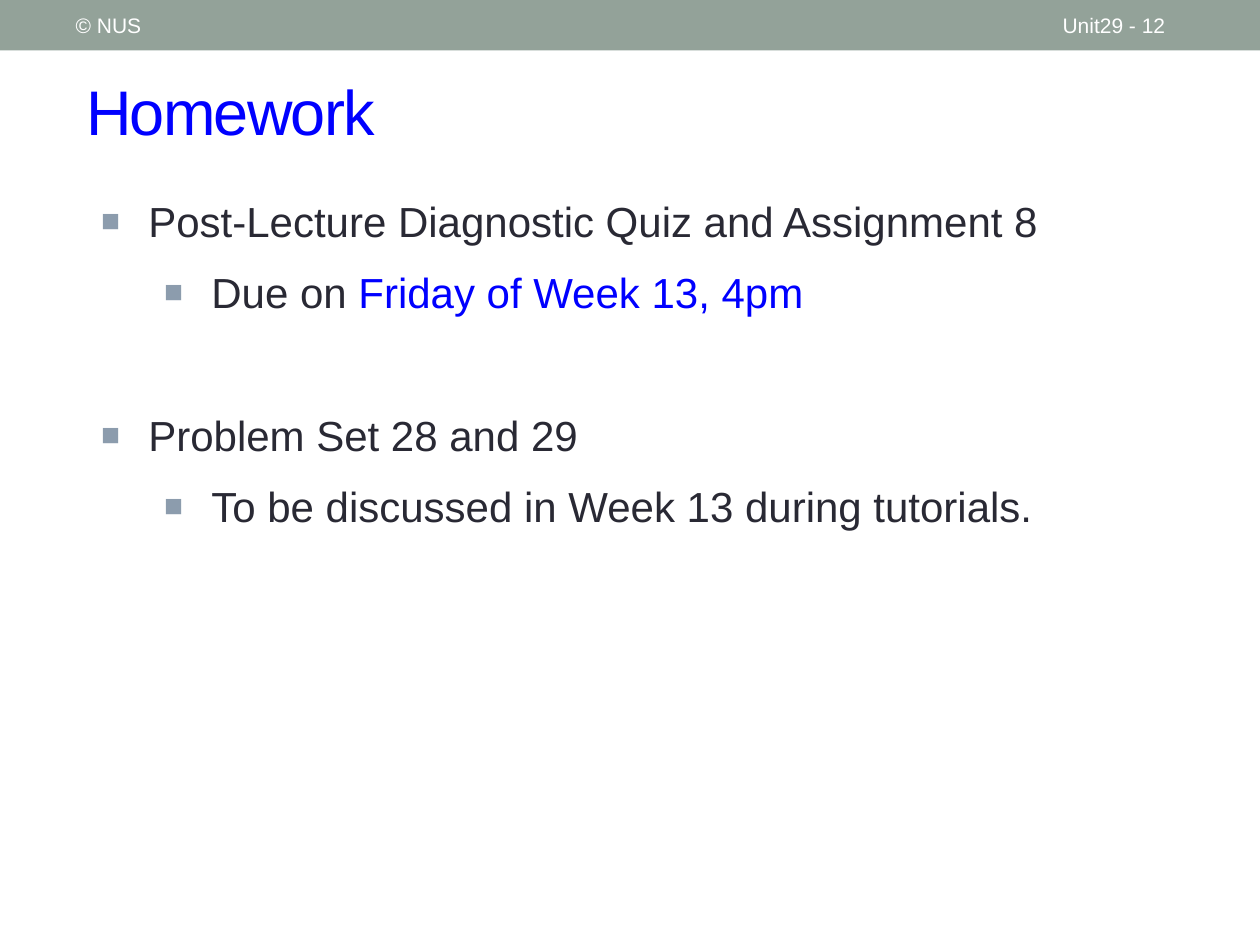
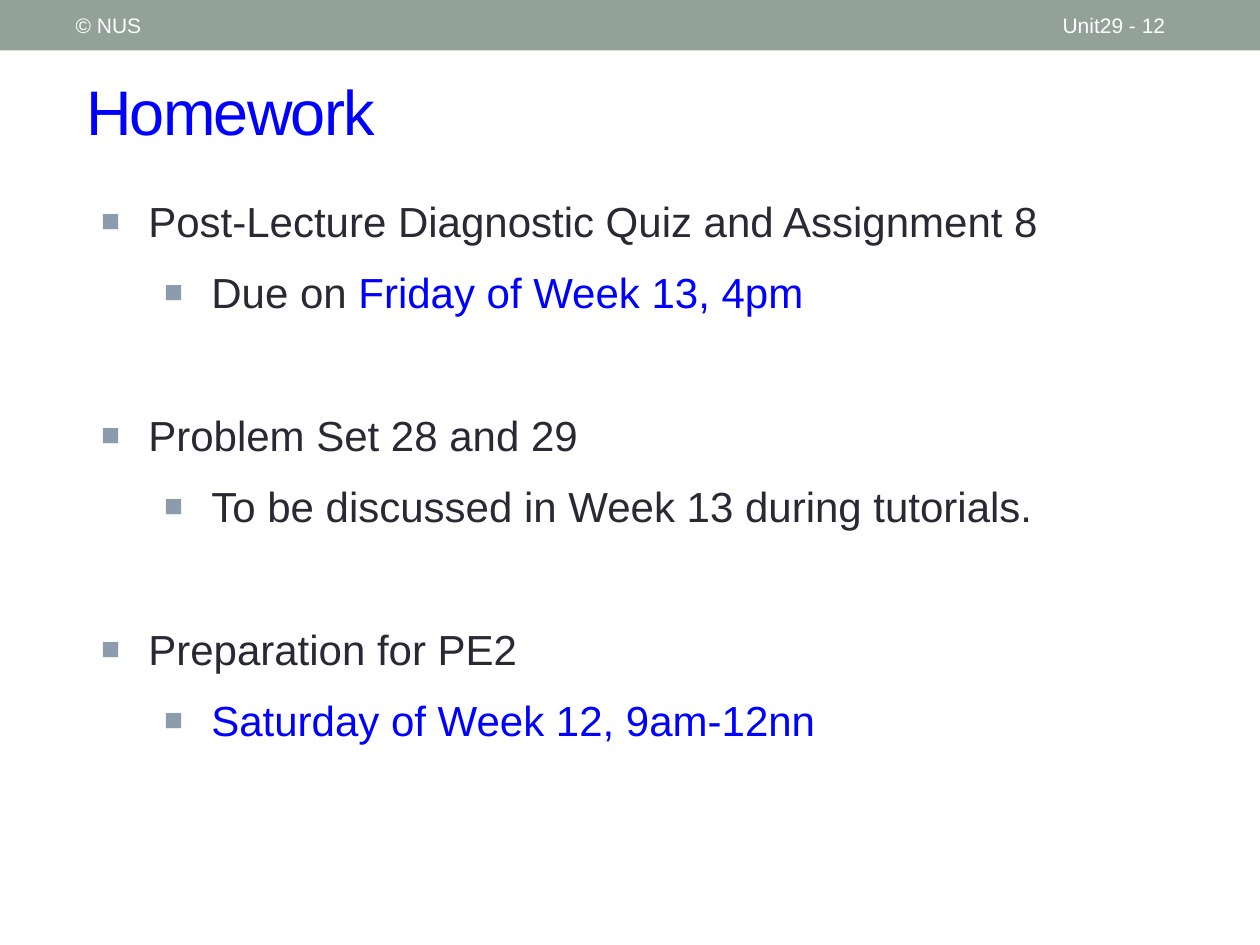
Before and after one commit to nus-cs1010-2021-s2/website, a slide deck: slide 12 of slides/Unit29_Standard IO.pptx. Drawn at 1260x945 pixels with LibreOffice and Linux fonts; fonts in the diff are those of the drawing. Boxes give left, top, right and bottom in pixels: in the first picture for what was removed or moved away, otherwise in the second. Text is boxed around its words. In the diff, an @@ line names an element or a change of style, - is before the commit and + after.

```diff
--- a/slides/Unit29_Standard IO.pptx
+++ b/slides/Unit29_Standard IO.pptx
@@ text at [148,634,815,745]: paragraphs added @@
+■ Preparation for PE2
+  ■ Saturday of Week 12, 9am-12nn
```
Also in this commit, not shown: 7 other slides changed, 4 other files.
